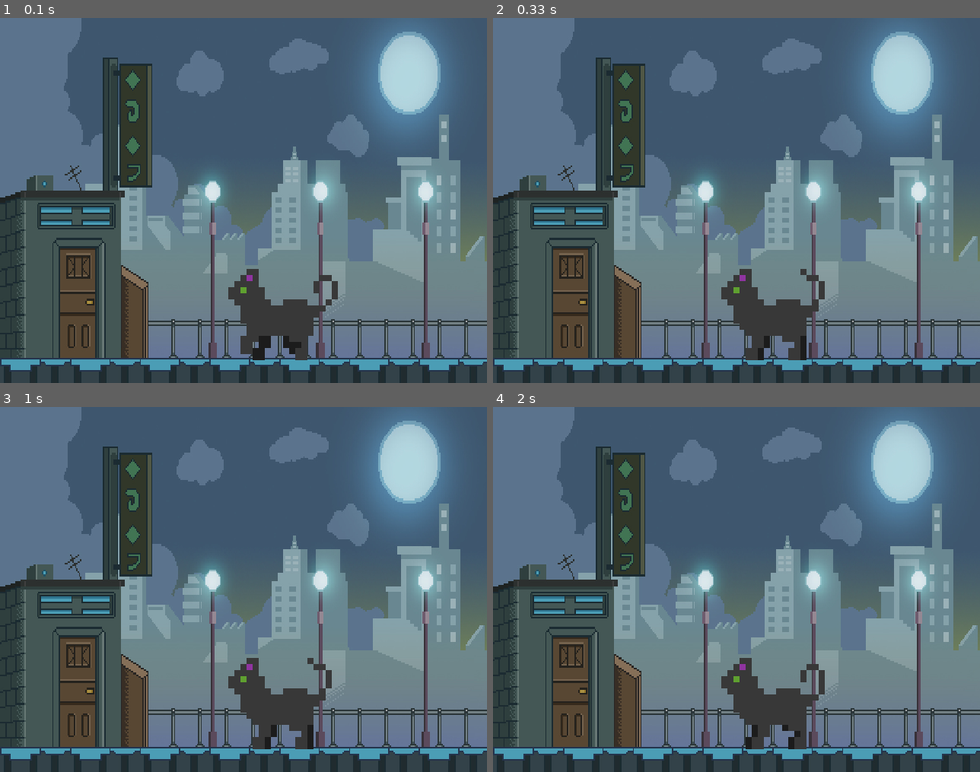
Above: before the commit, frames 1-4 (two rows, left to right).
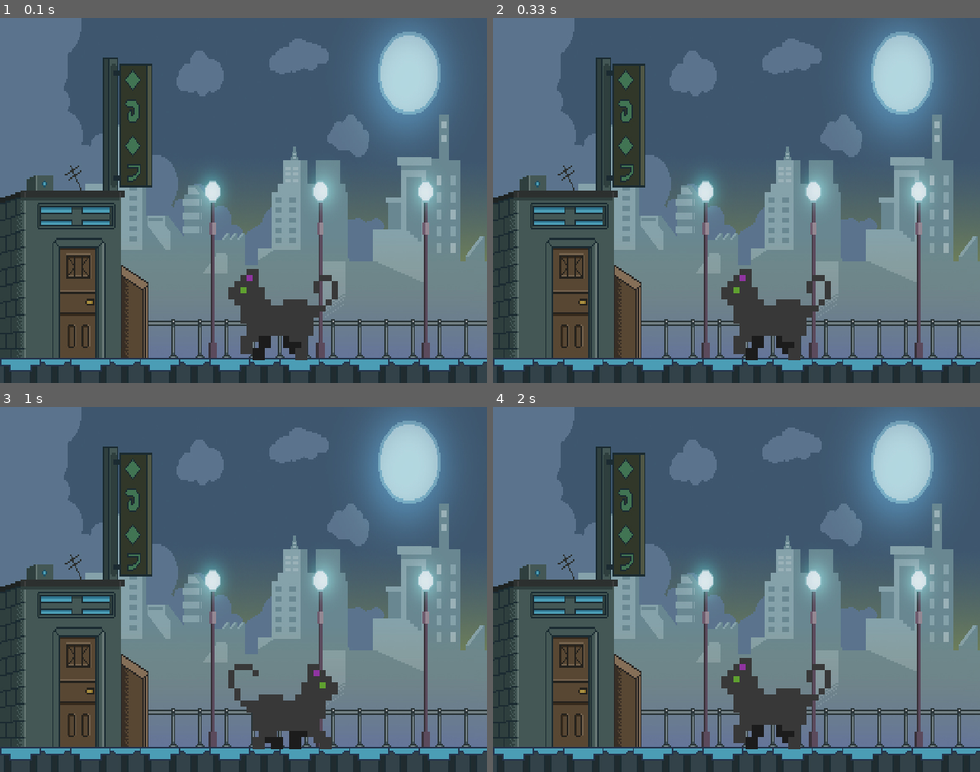
Above: after the commit, the same moments.

Repository: W1ndeck/Pygame
Game: pygame game, started from Testes e aprendizagem/usandosprites2.py
The game is run twice, just before and just after one commit, with the same random seed, the same clock (stepped at 60 frames per second) and the same inputs.
Inputs:
- Up to frame 1 (0.1 s): no input
- Up to frame 2 (0.33 s): no input
- Up to frame 3 (1 s): hold D 0.33-0.8 s
- Up to frame 4 (2 s): hold A 1.33-1.87 s; hold A from 1.9 s (still down)

Frame 1 is identical in both runs. In frame 2, 0.8% of the frame differs, in the area x 49-70%, y 68-94%; in frame 3, 1.8%, in the area x 46-70%, y 68-94%; in frame 4, 0.8%.

Commit message:
gambiarra

Diff:
--- a/Testes e aprendizagem/usandosprites2.py
+++ b/Testes e aprendizagem/usandosprites2.py
@@ -1,3 +1,4 @@
+from pickle import FALSE
 import pygame
 from pygame.locals import *
 from sys import exit
@@ -25,25 +26,55 @@
         self.sprites.append(pygame.image.load("sprites/sprite_gatinho3.png"))
         self.sprites.append(pygame.image.load("sprites/sprite_gatinho4.png"))
         self.sprites.append(pygame.image.load("sprites/sprite_gatinho5.png"))
+
+        self.sprites.append(pygame.image.load("sprites/gatinho_esquerda0.png"))
+        self.sprites.append(pygame.image.load("sprites/gatinho_esquerda1.png"))
+        self.sprites.append(pygame.image.load("sprites/gatinho_esquerda2.png"))
+        self.sprites.append(pygame.image.load("sprites/gatinho_esquerda3.png"))
+        self.sprites.append(pygame.image.load("sprites/gatinho_esquerda4.png"))
+        self.sprites.append(pygame.image.load("sprites/gatinho_esquerda5.png"))
+
         self.atual = 0
         self.image = self.sprites[self.atual]
         # aumentando a escala das sprites
+
+        self.sprites2 = []
         self.image = pygame.transform.scale(self.image, (72*2, 60*2))
 
         # transformando num quadrado e dizendo onde quero a imagem
         self.rect = self.image.get_rect()
         self.rect.topleft = 300, 330
 
+        self.animar = False
+        self.andadireita = False
+        self.andaesquerda = False
+
+
+
+
+
     def update(self):
+        if self.animar == True:
+            if self.andaesquerda == True:
+                self.atual += 0.15
+                if self.atual >= (len(self.sprites)//2):
+                    self.atual = 0
+                    self.animar = False
 
-        self.atual += 0.15
-        if self.atual >= len(self.sprites):
-            self.atual = 0
-
+            elif self.andadireita == True:
+                self.atual = ((len(self.sprites))//2 ) + 1
+                self.atual += 0.15
+                if self.atual >= len(self.sprites):
+                    self.atual = ((len(self.sprites))//2 ) + 1
+                    self.animar = False
         self.image = self.sprites[int(self.atual)]
         self.image = pygame.transform.scale(self.image, (72*2, 60*2))
 
-    def atacar(self):
+    def andar(self, direção):
+        if direção == 0:
+            self.andadireita = True
+        elif direção == 1:
+            self.andaesquerda = True
         self.animar = True
 
 
@@ -66,6 +97,12 @@
             pygame.quit()
             exit()
 
+        if event.type == KEYDOWN:
+            if event.key == K_d:
+                gato.andar(0)
+            elif event.key == K_a:
+                gato.andar(1)
+
 
     tela_jogo.blit(imagem_fundo, (0,0))
     todas_as_sprites.draw(tela_jogo)
